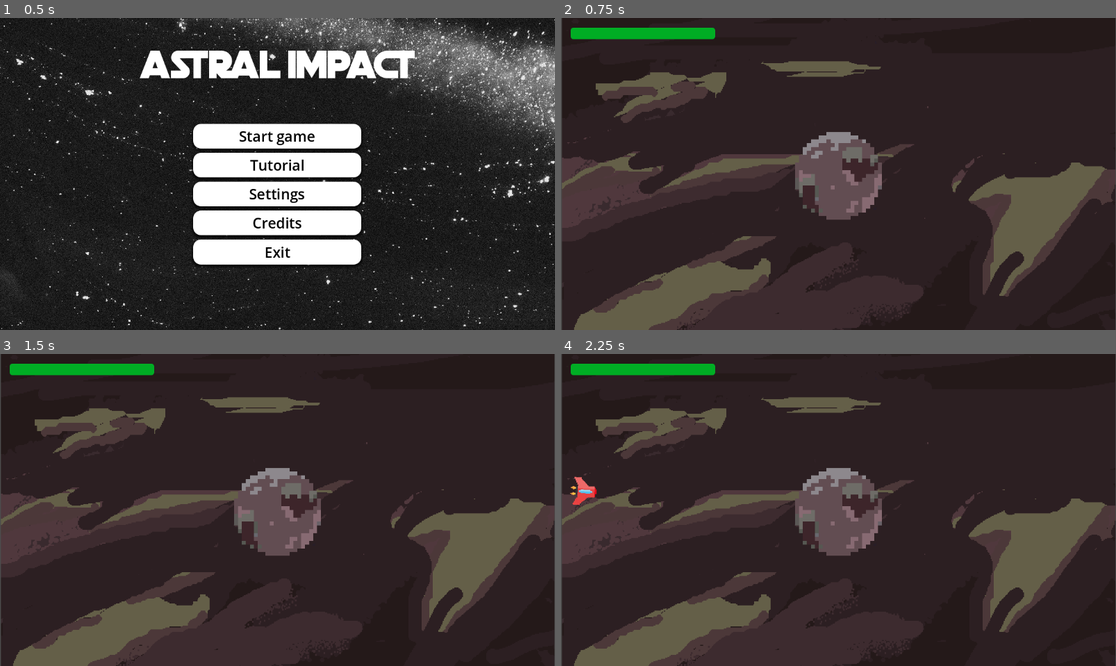
Above: before the commit, frames 1-4 (two rows, left to right).
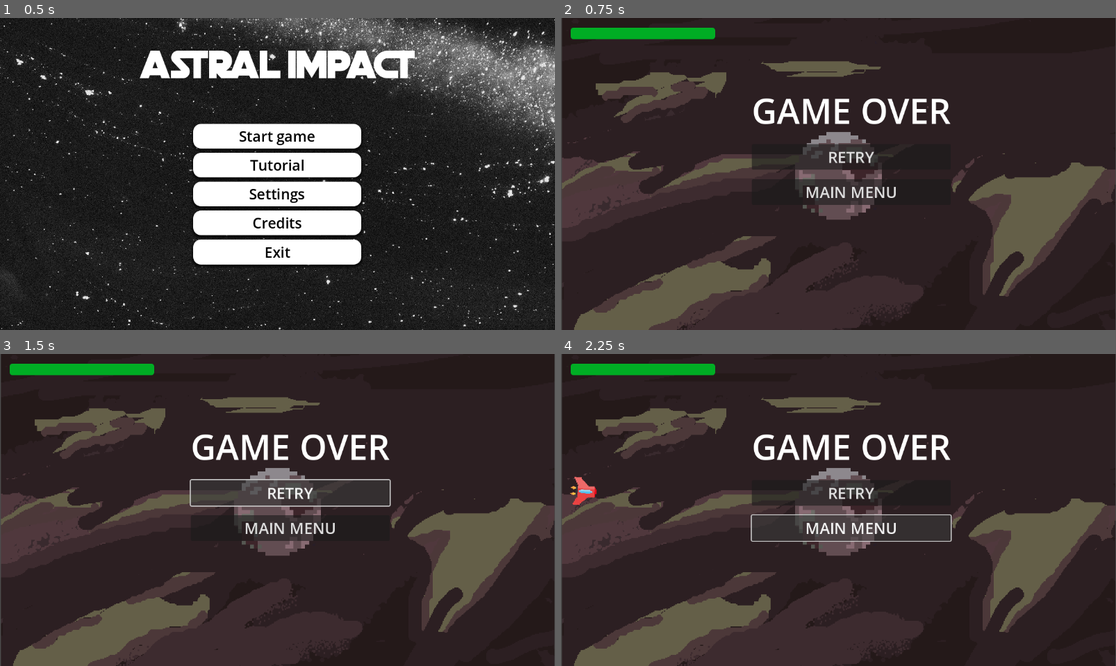
Above: after the commit, the same moments.

Repository: Affirmadrip/orbital-shield-defense
Game: Godot game, scene res://scenes/main_menu.tscn
Same seed, same stepped clock (60 frames per second), same inputs: the game is played once before the commit and once after it.
Inputs (mouse positions are in pixels of both pictures, inside the frame that each line leads up to):
- Up to frame 1 (0.5 s): no input
- Up to frame 2 (0.75 s): click "Start game" at 0.5 s
- Up to frame 3 (1.5 s): click (288, 494) at 1.25 s, where only the run after the commit has a clickable "RETRY"
- Up to frame 4 (2.25 s): click (849, 528) at 2 s, where only the run after the commit has a clickable "MAIN MENU"

Frame 1 is identical in both runs. In frame 2, 3.9% of the frame differs, in the area x 34-71%, y 25-60%; in frame 3, 3.3%; in frame 4, 3.5%.

Commit message:
Update stage.tscn
clear stage 1-2
game over

Diff:
--- a/scenes/stage.tscn
+++ b/scenes/stage.tscn
@@ -123,6 +123,120 @@
 theme_override_font_sizes/font_size = 32
 text = "MAIN MENU"
 
+[node name="Game Over" type="Panel" parent="."]
+anchors_preset = 15
+anchor_right = 1.0
+anchor_bottom = 1.0
+grow_horizontal = 2
+grow_vertical = 2
+
+[node name="VBoxContainer" type="VBoxContainer" parent="Game Over"]
+layout_mode = 1
+anchors_preset = 8
+anchor_left = 0.5
+anchor_top = 0.5
+anchor_right = 0.5
+anchor_bottom = 0.5
+offset_left = 396.0
+offset_top = 143.0
+offset_right = 809.0
+offset_bottom = 499.0
+grow_horizontal = 2
+grow_vertical = 2
+theme_override_constants/separation = 20
+
+[node name="GameOver" type="Label" parent="Game Over/VBoxContainer"]
+layout_mode = 2
+size_flags_horizontal = 4
+theme_override_font_sizes/font_size = 72
+text = "GAME OVER"
+horizontal_alignment = 1
+
+[node name="RetryButton" type="Button" parent="Game Over/VBoxContainer"]
+layout_mode = 2
+theme_override_font_sizes/font_size = 32
+text = "RETRY"
+
+[node name="MainmenuButton" type="Button" parent="Game Over/VBoxContainer"]
+layout_mode = 2
+theme_override_font_sizes/font_size = 32
+text = "MAIN MENU"
+
+[node name="Clear Stage 1" type="Panel" parent="."]
+visible = false
+offset_top = -2.0
+offset_right = 40.0
+offset_bottom = 38.0
+
+[node name="VBoxContainer" type="VBoxContainer" parent="Clear Stage 1"]
+layout_mode = 1
+anchors_preset = 8
+anchor_left = 0.5
+anchor_top = 0.5
+anchor_right = 0.5
+anchor_bottom = 0.5
+offset_left = 377.0
+offset_top = 124.0
+offset_right = 790.0
+offset_bottom = 480.0
+grow_horizontal = 2
+grow_vertical = 2
+theme_override_constants/separation = 20
+
+[node name="SCORE" type="Label" parent="Clear Stage 1/VBoxContainer"]
+layout_mode = 2
+size_flags_horizontal = 4
+theme_override_font_sizes/font_size = 72
+text = "SCORE"
+horizontal_alignment = 1
+
+[node name="NextStageButton" type="Button" parent="Clear Stage 1/VBoxContainer"]
+layout_mode = 2
+theme_override_font_sizes/font_size = 32
+text = "NEXT STAGE"
+
+[node name="MainmenuButton" type="Button" parent="Clear Stage 1/VBoxContainer"]
+layout_mode = 2
+theme_override_font_sizes/font_size = 32
+text = "MAIN MENU"
+
+[node name="Clear Stage 2" type="Panel" parent="."]
+visible = false
+offset_right = 40.0
+offset_bottom = 40.0
+
+[node name="VBoxContainer" type="VBoxContainer" parent="Clear Stage 2"]
+layout_mode = 1
+anchors_preset = 8
+anchor_left = 0.5
+anchor_top = 0.5
+anchor_right = 0.5
+anchor_bottom = 0.5
+offset_left = 377.0
+offset_top = 124.0
+offset_right = 790.0
+offset_bottom = 480.0
+grow_horizontal = 2
+grow_vertical = 2
+theme_override_constants/separation = 20
+
+[node name="SCORE" type="Label" parent="Clear Stage 2/VBoxContainer"]
+layout_mode = 2
+size_flags_horizontal = 4
+theme_override_font_sizes/font_size = 72
+text = "SCORE"
+horizontal_alignment = 1
+
+[node name="PlayAgainButton" type="Button" parent="Clear Stage 2/VBoxContainer"]
+layout_mode = 2
+theme_override_font_sizes/font_size = 32
+text = "PLAY AGAIN"
+
+[node name="MainmenuButton" type="Button" parent="Clear Stage 2/VBoxContainer"]
+layout_mode = 2
+theme_override_font_sizes/font_size = 32
+text = "MAIN MENU"
+
 [connection signal="area_entered" from="Barrier" to="." method="_on_barrier_area_entered"]
 [connection signal="pressed" from="PauseMenu/VBoxContainer/ResumeButton" to="PauseMenu" method="_on_resume_button_pressed"]
 [connection signal="pressed" from="PauseMenu/VBoxContainer/RestartButton" to="PauseMenu" method="_on_restart_button_pressed"]
